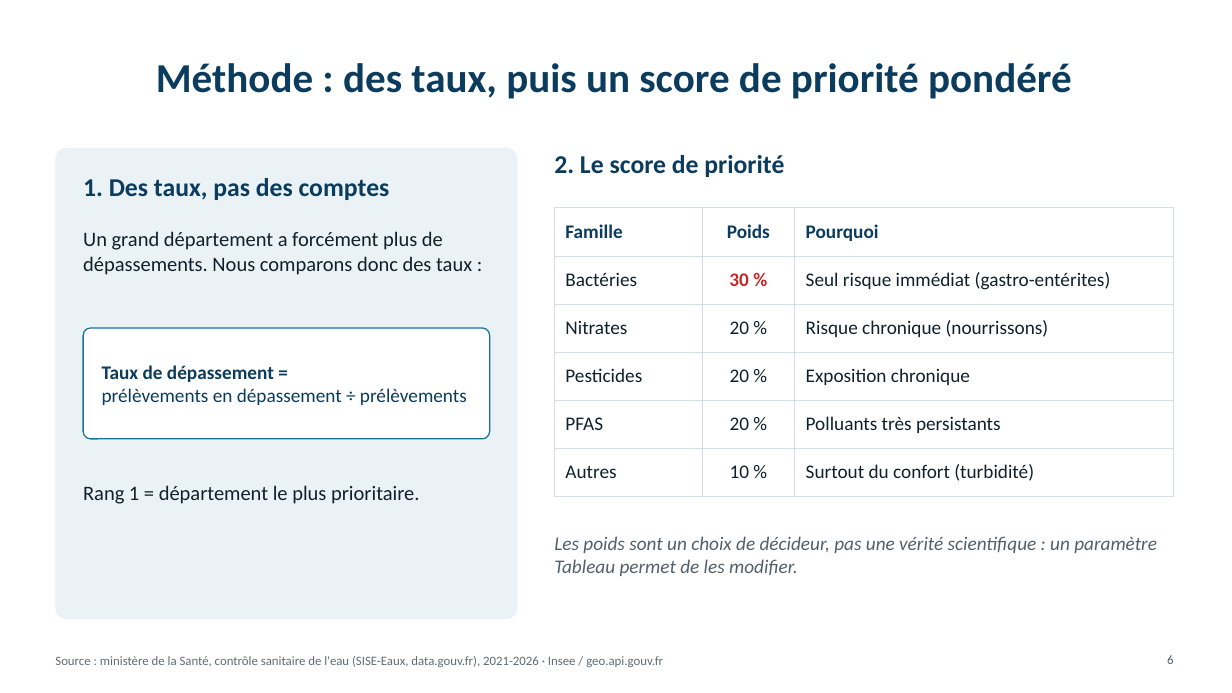
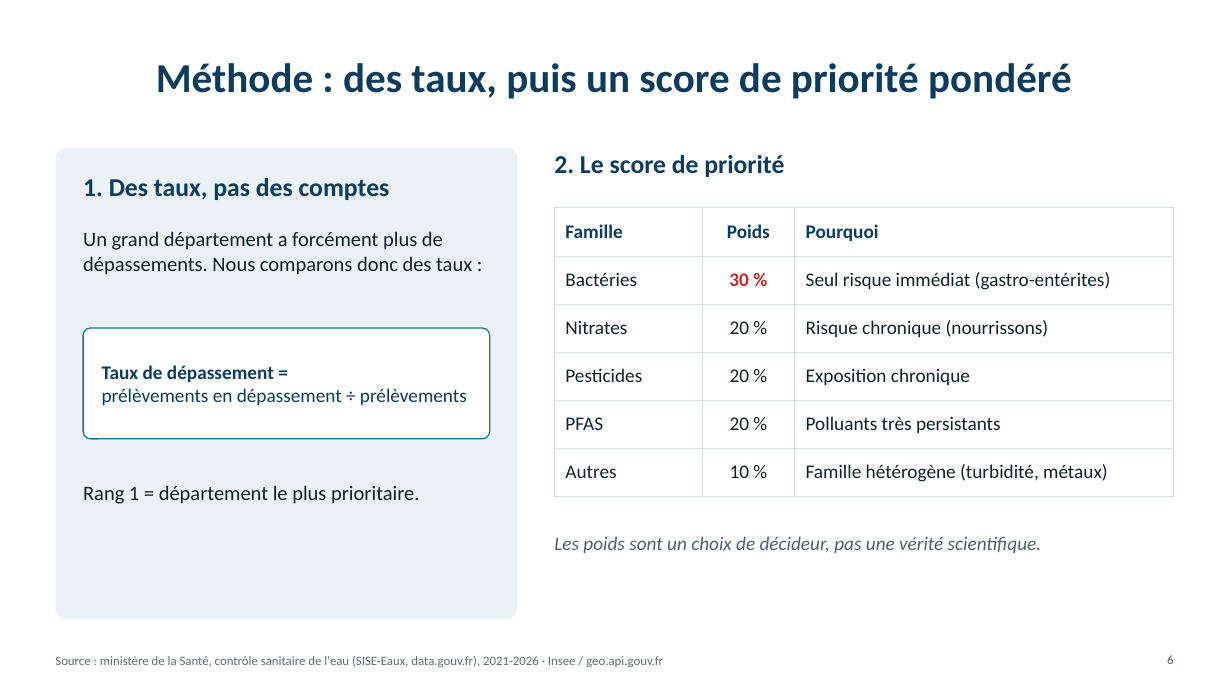
Before and after one commit to akka-ben/dataviz-qualite-eau, a slide deck: slide 6 of Presentation_Eau_du_robinet_v2.pptx. Drawn at 1232x693 pixels with LibreOffice and Linux fonts; fonts in the diff are those of the drawing. Boxes give left, top, right and bottom in pixels: in the first picture for what was removed or moved away, otherwise in the second. Text is boxed around its words. In the diff, an @@ line names an element or a change of style, - is before the commit and + after.

Commit message:
Corrections : comptage des prélèvements, captures Tableau, noms du groupe

```diff
--- a/Presentation_Eau_du_robinet_v2.pptx
+++ b/Presentation_Eau_du_robinet_v2.pptx
@@ table at (x1=555, y1=208, x2=1174, y2=486) @@
-row 6, column 3: Surtout du confort (turbidité)
+row 6, column 3: Famille hétérogène (turbidité, métaux)
@@ text at (x1=554, y1=536, x2=1042, y2=553): text changed @@
-Les poids sont un choix de décideur, pas une vérité scientifique : un paramètre Tableau permet de les modifier.
+Les poids sont un choix de décideur, pas une vérité scientifique.
```
Also in this commit, not shown: 11 other slides changed, 23 other files.
